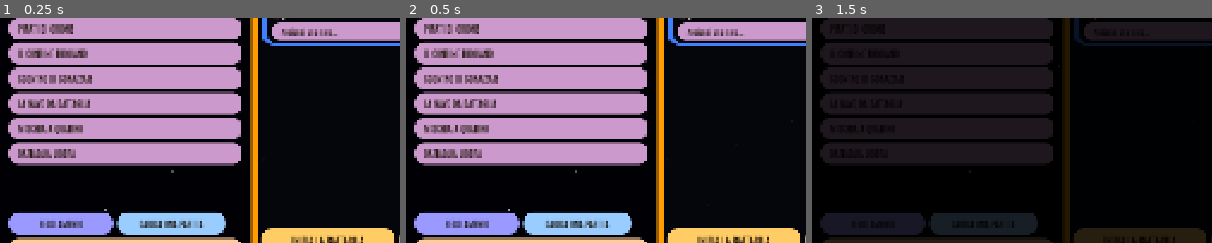
Above: before the commit, frames 1-3 (left to right).
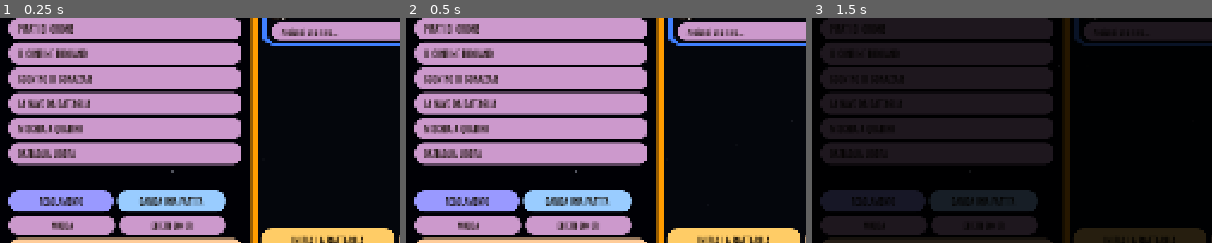
Above: after the commit, the same moments.

Repository: Tannoiser2/Star-Fleet-Battle
Game: Godot game, scene res://scenes/Main.tscn
Two runs of this game, one before a commit and one after it. Both use one fixed random seed, a clock stepped at 60 frames per second and the inputs below.
Inputs:
- Up to frame 1 (0.25 s): no input
- Up to frame 2 (0.5 s): no input
- Up to frame 3 (1.5 s): click "CARICA UNA PARTITA" at 0.5 s; click "INIZIA LA BATTAGLIA" at 1.25 s
The pictures show only the part of the screen within x 0-50%, y 44-94%; the shares and areas given below are measured in that part.

The runs differ from the first frame. In frame 1, 9.9% of the frame differs, in the area x 2-57%, y 76-97%; in frame 2, 9.9%; in frame 3, 4.8%.

Commit message:
Energia a cursori, navi più grandi senza base con esagono evidenziato, musica e effetti sonori [pubblica]
Co-Authored-By: Claude Opus 5.5 <noreply@anthropic.com>
Claude-Session: https://claude.ai/code/session_01KonsJitMYy6eKtrst4qAx4

Diff:
--- /dev/null
+++ b/scripts/ui/audio.gd
@@ -0,0 +1,148 @@
+class_name Audio
+extends Node
+## Musica ed effetti. Musica: assets/audio/musica/tema.* nel menu, battaglia*.* durante la partita
+## (a rotazione). Effetti: assets/audio/effetti/<nome>.* (phaser, fotone, disgregatore, plasma, drone,
+## esplosione, scudo, danni, lancio, clic). I file mancanti vengono semplicemente ignorati.
+
+const EXT := ["ogg", "mp3", "wav"]
+
+static var music_on := true
+static var sfx_on := true
+static var music_vol := 0.7
+static var sfx_vol := 0.8
+
+var player: AudioStreamPlayer
+var sfx: Array = []
+var mode := ""
+var battle: Array = []
+var bi := 0
+var _cache := {}
+
+
+func _ready() -> void:
+	_load_prefs()
+	player = AudioStreamPlayer.new()
+	player.bus = "Master"
+	add_child(player)
+	player.finished.connect(_next)
+	for i in 8:
+		var p := AudioStreamPlayer.new()
+		add_child(p)
+		sfx.append(p)
+	battle = _list("res://assets/audio/musica", "battaglia")
+	_apply()
+
+
+func _list(dir: String, prefix: String) -> Array:
+	var out := []
+	var d := DirAccess.open(dir)
+	if d == null:
+		return out
+	for f in d.get_files():
+		var f2 := f.trim_suffix(".import").trim_suffix(".remap")
+		if f2.begins_with(prefix) and f2.get_extension() in EXT and not (dir + "/" + f2) in out:
+			out.append(dir + "/" + f2)
+	out.sort()
+	return out
+
+
+func _stream(base: String) -> AudioStream:
+	if _cache.has(base):
+		return _cache[base]
+	var s: AudioStream = null
+	for e in EXT:
+		if ResourceLoader.exists(base + "." + e):
+			s = load(base + "." + e)
+			break
+	if s == null and ResourceLoader.exists(base):
+		s = load(base)
+	_cache[base] = s
+	return s
+
+
+func play_menu() -> void:
+	if mode == "menu":
+		return
+	mode = "menu"
+	var s := _stream("res://assets/audio/musica/tema")
+	_play(s)
+
+
+func play_battle() -> void:
+	if mode == "battle":
+		return
+	mode = "battle"
+	if battle.is_empty():
+		player.stop()
+		return
+	bi = randi() % battle.size()
+	_play(_stream(battle[bi]))
+
+
+func _play(s: AudioStream) -> void:
+	player.stop()
+	if s == null:
+		return
+	if s is AudioStreamMP3:
+		s.loop = mode == "menu"
+	elif s is AudioStreamOggVorbis:
+		s.loop = mode == "menu"
+	player.stream = s
+	_apply()
+	if music_on:
+		player.play()
+
+
+func _next() -> void:
+	if mode == "battle" and not battle.is_empty() and music_on:
+		bi = (bi + 1) % battle.size()
+		_play(_stream(battle[bi]))
+
+
+func fx(name: String, vol := 0.0) -> void:
+	if not sfx_on:
+		return
+	var s := _stream("res://assets/audio/effetti/" + name)
+	if s == null:
+		return
+	for p in sfx:
+		if not p.playing:
+			p.stream = s
+			p.volume_db = linear_to_db(sfx_vol) + vol
+			p.play()
+			return
+
+
+func _apply() -> void:
+	if player == null:
+		return
+	player.volume_db = linear_to_db(maxf(0.001, music_vol))
+	if not music_on:
+		player.stop()
+	elif player.stream != null and not player.playing:
+		player.play()
+
+
+func toggle_music() -> void:
+	music_on = not music_on
+	_apply()
+	_save_prefs()
+
+
+func toggle_sfx() -> void:
+	sfx_on = not sfx_on
+	_save_prefs()
+
+
+func _save_prefs() -> void:
+	var c := ConfigFile.new()
+	c.set_value("audio", "musica", music_on)
+	c.set_value("audio", "effetti", sfx_on)
+	c.save("user://starfleet_audio.cfg")
+
+
+func _load_prefs() -> void:
+	var c := ConfigFile.new()
+	if c.load("user://starfleet_audio.cfg") == OK:
+		music_on = bool(c.get_value("audio", "musica", true))
+		sfx_on = bool(c.get_value("audio", "effetti", true))
--- a/scripts/ui/board3d.gd
+++ b/scripts/ui/board3d.gd
@@ -149,11 +149,12 @@
 	var tm := TorusMesh.new()
 	tm.inner_radius = 0.92
 	tm.outer_radius = 1.02
-	tm.rings = 48
+	tm.rings = 6
 	tm.ring_segments = 6
 	sel_ring.mesh = tm
 	sel_ring.material_override = _emissive(Color(1.0, 0.75, 0.2), 2.0)
 	sel_ring.visible = false
+	sel_ring.rotation.y = PI / 6.0
 	add_child(sel_ring)
 	arc_mesh = MeshInstance3D.new()
 	arc_mesh.mesh = ImmediateMesh.new()
@@ -225,13 +226,13 @@
 		n.rotation.y = lerp_angle(n.rotation.y, rg, minf(1.0, dt * 9.0))
 		var mdl := n.get_node_or_null("modello")
 		if mdl != null:
-			mdl.position.y = 1.2 + sin(_t * 1.4 + float(id % 11)) * 0.06
+			mdl.position.y = 1.5 + sin(_t * 1.4 + float(id % 11)) * 0.06
 		var pl := n.get_node_or_null("sfera")
 		if pl != null:
 			var k := 1.0 + 0.15 * sin(_t * 9.0 + id)
 			pl.scale = Vector3(k, k, k)
 	if sel_ring.visible:
-		sel_ring.rotation.y += dt * 0.8
+		pass
 	for id in markers:
 		var un: Node3D = unit_nodes.get(id, null)
 		if un != null and is_instance_valid(un):
@@ -451,17 +452,23 @@
 
 func _ship_node(u: Dictionary) -> Node3D:
 	var root := Node3D.new()
-	# pedina originale del modulo, piatta sul campo stellare, con il bordo nel colore del giocatore
-	var base := MeshInstance3D.new()
-	var bm := BoxMesh.new()
-	bm.size = Vector3(1.62, 0.08, 1.62)
-	base.mesh = bm
-	base.material_override = _emissive(_side_col(u["side"]), 0.8)
-	base.position.y = 0.02
-	root.add_child(base)
+	# esagono evidenziato nel colore del giocatore, sotto la pedina originale del modulo
+	var hx := MeshInstance3D.new()
+	hx.name = "esagono"
+	hx.mesh = _hex_ring()
+	hx.material_override = _emissive(_side_col(u["side"]), 1.6, 0.95)
+	hx.position.y = 0.03
+	root.add_child(hx)
+	var hf := MeshInstance3D.new()
+	hf.mesh = _hex_fill()
+	var fm := _emissive(_side_col(u["side"]), 0.6, 0.18)
+	fm.cull_mode = BaseMaterial3D.CULL_DISABLED
+	hf.material_override = fm
+	hf.position.y = 0.02
+	root.add_child(hf)
 	var tok := MeshInstance3D.new()
 	var qm := PlaneMesh.new()
-	qm.size = Vector2(1.45, 1.45)
+	qm.size = Vector2(1.2, 1.2)
 	tok.mesh = qm
 	var tm := StandardMaterial3D.new()
 	tm.albedo_texture = load("res://assets/counters/%s.png" % u["id"])
@@ -477,11 +484,11 @@
 		holder.name = "modello"
 		var mdl := ps.instantiate()
 		var sz: int = int(D.ship(u["id"])["sz"])
-		var k := 2.6 if sz <= 2 else (2.2 if sz == 3 else 1.7)
+		var k := 3.1 if sz <= 2 else (2.65 if sz == 3 else 2.1)
 		mdl.scale = Vector3(k, k, k)
 		_apply_mat(mdl, _hull_mat(u["race"]))
 		holder.add_child(mdl)
-		holder.position.y = 1.2
+		holder.position.y = 1.5
 		holder.visible = show_models
 		root.add_child(holder)
 		holder.add_child(_shield_bubble(k))
@@ -490,12 +497,12 @@
 		var cm := CylinderMesh.new()
 		cm.top_radius = 0.025
 		cm.bottom_radius = 0.025
-		cm.height = 1.1
+		cm.height = 1.4
 		st.mesh = cm
 		st.material_override = _emissive(_side_col(u["side"]), 1.2, 0.7)
 		st.position.y = 0.5
 		holder.add_child(st)
-		st.position.y = -0.6
+		st.position.y = -0.75
 	# anelli degli scudi
 	var shr := Node3D.new()
 	shr.name = "scudi"
@@ -503,10 +510,10 @@
 	for i in 6:
 		var seg := MeshInstance3D.new()
 		var sm := BoxMesh.new()
-		sm.size = Vector3(0.62, 0.05, 0.08)
+		sm.size = Vector3(0.46, 0.05, 0.07)
 		seg.mesh = sm
 		var ang := deg_to_rad(i * 60.0)
-		seg.position = Vector3(sin(ang) * 1.0, 0.1, -cos(ang) * 1.0)
+		seg.position = Vector3(sin(ang) * 0.76, 0.1, -cos(ang) * 0.76)
 		seg.rotation.y = -ang
 		seg.name = "s%d" % i
 		shr.add_child(seg)
@@ -520,7 +527,7 @@
 	lab.outline_size = 10
 	lab.modulate = _side_col(u["side"]).lightened(0.25)
 	lab.outline_modulate = Color(0, 0, 0, 0.9)
-	lab.position = Vector3(0, 2.4, 0)
+	lab.position = Vector3(0, 3.0, 0)
 	lab.no_depth_test = true
 	root.add_child(lab)
 	return root
@@ -542,7 +549,7 @@
 		b.add_child(sec)
 		for j in BUBBLE_LAYERS:
 			var lay := MeshInstance3D.new()
-			lay.mesh = _sector_mesh(i, k * 0.62 + j * 0.07)
+			lay.mesh = _sector_mesh(i, minf(k * 0.55, 1.75) + j * 0.07)
 			var m := StandardMaterial3D.new()
 			m.shading_mode = BaseMaterial3D.SHADING_MODE_UNSHADED
 			m.blend_mode = BaseMaterial3D.BLEND_MODE_ADD
@@ -622,6 +629,42 @@
 			sec.set_meta("flash", v)
 			if eng.units.has(uid):
 				_update_bubble(n, eng.units[uid]), 6.0, 0.0, 0.6)
+
+
+var _hex_ring_mesh: ArrayMesh
+var _hex_fill_mesh: ArrayMesh
+
+
+## Contorno dell'esagono (lato piatto in alto, raggio 1 = un esagono della mappa)
+func _hex_ring() -> ArrayMesh:
+	if _hex_ring_mesh == null:
+		var st := SurfaceTool.new()
+		st.begin(Mesh.PRIMITIVE_TRIANGLES)
+		for i in 6:
+			var a0 := deg_to_rad(i * 60.0)
+			var a1 := deg_to_rad((i + 1) * 60.0)
+			var o0 := Vector3(cos(a0), 0, sin(a0)) * 0.99
+			var o1 := Vector3(cos(a1), 0, sin(a1)) * 0.99
+			var i0 := Vector3(cos(a0), 0, sin(a0)) * 0.86
+			var i1 := Vector3(cos(a1), 0, sin(a1)) * 0.86
+			for v in [o0, i0, o1, o1, i0, i1]:
+				st.add_vertex(v)
+		_hex_ring_mesh = st.commit()
+	return _hex_ring_mesh
+
+
+func _hex_fill() -> ArrayMesh:
+	if _hex_fill_mesh == null:
+		var st := SurfaceTool.new()
+		st.begin(Mesh.PRIMITIVE_TRIANGLES)
+		for i in 6:
+			var a0 := deg_to_rad(i * 60.0)
+			var a1 := deg_to_rad((i + 1) * 60.0)
+			st.add_vertex(Vector3.ZERO)
+			st.add_vertex(Vector3(cos(a0), 0, sin(a0)) * 0.86)
+			st.add_vertex(Vector3(cos(a1), 0, sin(a1)) * 0.86)
+		_hex_fill_mesh = st.commit()
+	return _hex_fill_mesh
 
 
 func _small_node(u: Dictionary) -> Node3D:
@@ -842,8 +885,8 @@
 		lab.text = str(g[1])
 		lab.billboard = BaseMaterial3D.BILLBOARD_ENABLED
 		lab.font = UI.font_head
-		lab.font_size = 40
-		lab.pixel_size = 0.011
+		lab.font_size = 34
+		lab.pixel_size = 0.009
 		lab.outline_size = 8
 		lab.modulate = col
 		lab.position = H.world(h) + Vector3(0, 0.55, 0)
@@ -888,9 +931,31 @@
 	return fallback
 
 
+var audio = null
+
+
+func _sfx(n: String, v := 0.0) -> void:
+	if audio != null:
+		audio.fx(n, v)
+
+
 func _on_fx(kind: String, d: Dictionary) -> void:
 	if eng.headless:
 		return
+	match kind:
+		"shot":
+			var w0 := str(d["w"])
+			_sfx("phaser" if w0.begins_with("PH") else ("fotone" if w0 == "FOTON" else "disgregatore"), -3.0)
+		"impact":
+			_sfx("esplosione" if d.get("kind", "") == "plasma" else "drone")
+		"boom":
+			_sfx("esplosione", 3.0)
+		"shield":
+			_sfx("scudo", -4.0)
+		"internal":
+			_sfx("danni", -2.0)
+		"launch":
+			_sfx("lancio", -4.0)
 	match kind:
 		"shot":
 			var a := _pos_of(int(d["from"]))
--- a/scripts/ui/game_view.gd
+++ b/scripts/ui/game_view.gd
@@ -78,6 +78,7 @@
 		viewer = -2
 	board = Board3D.new()
 	add_child(board)
+	board.audio = main.audio
 	board.setup(eng)
 	board.unit_clicked.connect(_on_unit_clicked)
 	board.hex_clicked.connect(_on_hex_clicked)
@@ -161,6 +162,16 @@
 		var bs := UI.button("Salva", 110, 44, 20, UI.TAN)
 		bs.pressed.connect(_save)
 		hb.add_child(bs)
+	var bmu := UI.button("Musica", 110, 44, 20, UI.LILAC if Audio.music_on else UI.DIM)
+	bmu.pressed.connect(func():
+		main.audio.toggle_music()
+		UI.tint(bmu, UI.LILAC if Audio.music_on else UI.DIM))
+	hb.add_child(bmu)
+	var bfx := UI.button("Effetti", 110, 44, 20, UI.LILAC if Audio.sfx_on else UI.DIM)
+	bfx.pressed.connect(func():
+		main.audio.toggle_sfx()
+		UI.tint(bfx, UI.LILAC if Audio.sfx_on else UI.DIM))
+	hb.add_child(bfx)
 	var bm := UI.button("Menu", 110, 44, 20, UI.RUST)
 	bm.pressed.connect(_quit)
 	hb.add_child(bm)
@@ -731,34 +742,47 @@
 				alloc_tab = k
 				_energy_panel())
 			tabs.add_child(b)
-	var cost: Dictionary = eng.alloc_cost(u, a)
-	var p: Dictionary = eng.power(u)
-	var info := UI.wrap(UI.mono("Disponibile %.1f (warp %d, impulso %d, reattori %d, batterie %.1f) - usata %.1f - dal warp %.1f su %.1f" % [p["total"], p["warp"], p["imp"], p["apr"], p["batt"], cost["tot"], cost["warp_need"], cost["warp_av"]], 16, UI.GREEN if cost["ok"] else UI.RED), 900)
-	act_box.add_child(info)
+	# barra dell'energia: quanto va a ogni voce e quanto resta
+	en_bar = Control.new()
+	en_bar.custom_minimum_size = Vector2(980, 30)
+	en_bar.draw.connect(_draw_energy_bar.bind(u, a))
+	act_box.add_child(en_bar)
+	en_info = UI.mono("", 16, UI.GREEN)
+	en_info.custom_minimum_size.x = 980
+	en_info.autowrap_mode = TextServer.AUTOWRAP_WORD_SMART
+	act_box.add_child(en_info)
 	var grid := HBoxContainer.new()
 	grid.add_theme_constant_override("separation", 26)
 	act_box.add_child(grid)
 	var colA := VBoxContainer.new()
-	colA.custom_minimum_size.x = 470
+	colA.custom_minimum_size.x = 480
+	colA.add_theme_constant_override("separation", 2)
 	var colB := VBoxContainer.new()
 	colB.custom_minimum_size.x = 470
+	colB.add_theme_constant_override("separation", 2)
 	grid.add_child(colA)
 	var bsc := ScrollContainer.new()
 	bsc.horizontal_scroll_mode = ScrollContainer.SCROLL_MODE_DISABLED
 	bsc.custom_minimum_size = Vector2(490, 0)
 	bsc.add_child(colB)
 	grid.add_child(bsc)
-	_stepper(colA, "Velocità (%.2f a esagono)" % float(d["mc"]), str(a["spd"]), func(dv):
-		a["spd"] = clampi(int(a["spd"]) + dv, 0, eng.max_speed(u)))
+	_slider(colA, "Velocità", 0, eng.max_speed(u), 1, int(a["spd"]),
+		func(v): return "%d  (%.1f en.)" % [int(v), v * float(d["mc"])],
+		func(v): a["spd"] = int(v), u, a, UI.SKY)
 	var phmax: float = eng.cap_max(u) - float(u["cap"])
-	_stepper(colA, "Phaser (cond. %.1f su %.1f)" % [u["cap"], eng.cap_max(u)], "%.1f" % float(a["ph"]), func(dv):
-		a["ph"] = clampf(float(a["ph"]) + dv * 0.5, 0.0, phmax))
-	_toggle(colA, "Scudi attivi (costo %s)" % str(d["sc"]), a.get("sh", true), func(v): a["sh"] = v)
-	_stepper(colA, "Rinforzo generale (2 a punto)", str(a.get("gr", 0)), func(dv):
-		a["gr"] = maxi(0, int(a.get("gr", 0)) + dv))
-	_toggle(colA, "Controllo del fuoco (costo 1)", a.get("fc", true), func(v): a["fc"] = v)
+	_slider(colA, "Phaser (cond. %.1f/%.1f)" % [u["cap"], eng.cap_max(u)], 0, phmax, 0.5, float(a["ph"]),
+		func(v): return "%.1f" % v,
+		func(v): a["ph"] = float(v), u, a, UI.ORANGE)
+	_slider(colA, "Rinforzo generale", 0, 10, 1, int(a.get("gr", 0)),
+		func(v): return "%d  (%d en.)" % [int(v), int(v) * 2],
+		func(v): a["gr"] = int(v), u, a, UI.BLUE)
+	var tg := HBoxContainer.new()
+	tg.add_theme_constant_override("separation", 8)
+	colA.add_child(tg)
+	_toggle(tg, "Scudi (%s)" % str(d["sc"]), a.get("sh", true), func(v): a["sh"] = v)
+	_toggle(tg, "Fuoco (1)", a.get("fc", true), func(v): a["fc"] = v)
 	if d.has("cloak"):
-		_toggle(colA, "Occultamento (costo %s)" % str(d["cloak"]), a.get("cl", false), func(v): a["cl"] = v)
+		_toggle(tg, "Occultam. (%s)" % str(d["cloak"]), a.get("cl", false), func(v): a["cl"] = v)
 	colB.add_child(UI.label("Armi pesanti", 18, UI.TAN))
 	var any := false
 	var nrows := 0
@@ -772,18 +796,15 @@
 		any = true
 		nrows += 1
 		var k2: int = i
-		var cur := float(a["w"].get(i, 0))
-		var desc := _arm_desc(w, cur)
-		_stepper(colB, "%s %s %s" % [D.WSHORT[w["t"]], w["arc"], desc], "%d" % int(cur), func(dv):
-			var o: Array = eng.weapon_need(eng.units[u["uid"]]["weapons"][k2])
-			var idx := o.find(int(a["w"].get(k2, 0)))
-			if idx < 0:
-				idx = 0
-			idx = clampi(idx + dv, 0, o.size() - 1)
-			if int(o[idx]) == 0:
-				a["w"].erase(k2)
-			else:
-				a["w"][k2] = int(o[idx]))
+		var cur := int(a["w"].get(i, 0))
+		var idx0 := maxi(0, opts.find(cur))
+		_slider(colB, "%s %s" % [D.WSHORT[w["t"]], w["arc"]], 0, opts.size() - 1, 1, idx0,
+			func(v): return "%d  %s" % [int(opts[int(v)]), _arm_desc(w, float(opts[int(v)])).trim_prefix("(").trim_suffix(")")],
+			func(v):
+				if int(opts[int(v)]) == 0:
+					a["w"].erase(k2)
+				else:
+					a["w"][k2] = int(opts[int(v)]), u, a, UI.RED, 92, 215)
 	if not any:
 		colB.add_child(UI.label("Nessuna arma da caricare.", 16, UI.MUTED))
 	var drn := 0
@@ -792,30 +813,20 @@
 			drn += int(w.get("n", 0))
 	if drn > 0:
 		colB.add_child(UI.label("Droni nelle rampe: %d (nessun costo)" % drn, 16, UI.MUTED))
-	bsc.custom_minimum_size.y = mini(nrows, 6) * 40 + 60
-	var srow := HBoxContainer.new()
-	srow.add_theme_constant_override("separation", 10)
+	bsc.custom_minimum_size.y = mini(nrows, 5) * 36 + 50
+	act_box.add_child(UI.label("Rinforzo dei singoli scudi (1 energia per punto)", 17, UI.TEXT))
+	var srow := GridContainer.new()
+	srow.columns = 3
+	srow.add_theme_constant_override("h_separation", 16)
 	act_box.add_child(srow)
-	srow.add_child(UI.label("Rinforzo degli scudi", 17, UI.TEXT))
 	for i in 6:
 		var k: int = i
-		var hb := HBoxContainer.new()
-		hb.add_theme_constant_override("separation", 2)
-		var bm := UI.small("-", UI.LILAC, 30)
-		bm.pressed.connect(func():
-			a["sr"][k] = maxi(0, int(a["sr"][k]) - 1)
-			_energy_panel())
-		hb.add_child(bm)
-		var lb := UI.mono("#%d:%d" % [i + 1, int(a["sr"][i])], 16, UI.SKY)
-		lb.custom_minimum_size.x = 54
-		lb.horizontal_alignment = HORIZONTAL_ALIGNMENT_CENTER
-		hb.add_child(lb)
-		var bp := UI.small("+", UI.ORANGE, 30)
-		bp.pressed.connect(func():
-			a["sr"][k] = int(a["sr"][k]) + 1
-			_energy_panel())
-		hb.add_child(bp)
-		srow.add_child(hb)
+		var box := VBoxContainer.new()
+		box.custom_minimum_size.x = 310
+		srow.add_child(box)
+		_slider(box, "Scudo #%d" % (i + 1), 0, 10, 1, int(a["sr"][i]),
+			func(v): return "+%d" % int(v),
+			func(v): a["sr"][k] = int(v), u, a, UI.SKY, 100, 40)
 	var row := HBoxContainer.new()
 	row.add_theme_constant_override("separation", 12)
 	act_box.add_child(row)
@@ -824,24 +835,141 @@
 		alloc[u["uid"]] = helper_ai.energy_for(eng, u)
 		_energy_panel())
 	row.add_child(ba)
-	var bok := UI.primary(UI.button("Conferma", 240, 50, 22))
-	bok.disabled = not cost["ok"]
-	bok.pressed.connect(func():
+	en_ok = UI.primary(UI.button("Conferma", 240, 50, 22))
+	en_ok.pressed.connect(func():
 		var out := {}
 		for k in alloc:
 			out[k] = alloc[k]
 		_provide(out))
-	row.add_child(bok)
-	if not cost["ok"]:
-		row.add_child(UI.label("Energia insufficiente: riduci qualcosa.", 17, UI.RED))
+	row.add_child(en_ok)
+	en_warn = UI.label("", 17, UI.RED)
+	en_warn.custom_minimum_size.x = 380
+	row.add_child(en_warn)
+	_energy_refresh(u, a)
 	_show_act()
+
+
+var en_bar: Control
+var en_info: Label
+var en_ok: Button
+var en_warn: Label
+
+
+func _energy_refresh(u: Dictionary, a: Dictionary) -> void:
+	var cost: Dictionary = eng.alloc_cost(u, a)
+	var p: Dictionary = eng.power(u)
+	if is_instance_valid(en_info):
+		en_info.text = "Disponibile %.1f (warp %d, impulso %d, reattori %d, batterie %.1f)   Usata %.1f   Movimento e fotoni dal warp: %.1f su %.1f" % [p["total"], p["warp"], p["imp"], p["apr"], p["batt"], cost["tot"], cost["warp_need"], cost["warp_av"]]
+		en_info.add_theme_color_override("font_color", UI.GREEN if cost["ok"] else UI.RED)
+	if is_instance_valid(en_ok):
+		en_ok.disabled = not cost["ok"]
+	if is_instance_valid(en_warn):
+		en_warn.text = "" if cost["ok"] else ("Troppa energia dal warp: riduci velocità o fotoni." if cost["warp_need"] > cost["warp_av"] + 0.001 else "Energia insufficiente: riduci qualcosa.")
+	if is_instance_valid(en_bar):
+		en_bar.queue_redraw()
+
+
+## Barra segmentata: fissi, movimento, phaser, armi, rinforzi, libera
+func _draw_energy_bar(u: Dictionary, a: Dictionary) -> void:
+	var d: Dictionary = D.ship(u["id"])
+	var tot: float = maxf(1.0, eng.power(u)["total"])
+	var fixed := float(d["ls"]) + (1.0 if a.get("fc", true) else 0.0) + (float(d["sc"]) if a.get("sh", true) else 0.0)
+	if a.get("cl", false) and d.has("cloak"):
+		fixed += float(d["cloak"])
+	var weap := 0.0
+	for k in a.get("w", {}):
+		weap += float(a["w"][k])
+	var reinf := 2.0 * int(a.get("gr", 0))
+	for v in a.get("sr", []):
+		reinf += float(v)
+	var parts := [[fixed, UI.LILAC, "SISTEMI"], [float(a["spd"]) * float(d["mc"]), UI.SKY, "MOTORI"], [float(a["ph"]), UI.ORANGE, "PHASER"], [weap, UI.RED, "ARMI"], [reinf, UI.BLUE, "SCUDI"]]
+	var w := en_bar.size.x
+	var h := en_bar.size.y
+	en_bar.draw_rect(Rect2(0, 0, w, h), Color("#14121f"))
+	var x := 0.0
+	var used := 0.0
+	for pt in parts:
+		var pw: float = w * float(pt[0]) / tot
+		if pw <= 0.5:
+			continue
+		en_bar.draw_rect(Rect2(x, 0, minf(pw, w - x), h), pt[1])
+		if pw > 70:
+			en_bar.draw_string(UI.font_head, Vector2(x + 8, h - 8), "%s %.0f" % [pt[2], pt[0]], HORIZONTAL_ALIGNMENT_LEFT, pw - 10, 16, Color("#120a00"))
+		x += pw
+		used += float(pt[0])
+		if x >= w:
+			break
+	if used > tot + 0.001:
+		en_bar.draw_rect(Rect2(w - 8, 0, 8, h), UI.RED)
+	elif w - x > 70:
+		en_bar.draw_string(UI.font_head, Vector2(x + 8, h - 8), "LIBERA %.1f" % (tot - used), HORIZONTAL_ALIGNMENT_LEFT, w - x - 10, 16, UI.MUTED)
+
+
+static var _grab_tex: Texture2D
+
+
+func _grabber() -> Texture2D:
+	if _grab_tex == null:
+		var img := Image.create(30, 30, false, Image.FORMAT_RGBA8)
+		for y in 30:
+			for x in 30:
+				var dd := Vector2(x - 14.5, y - 14.5).length()
+				var c := Color(0, 0, 0, 0)
+				if dd < 13.5:
+					c = Color("#ffcc99") if dd > 9.5 else Color("#ff9c00")
+				elif dd < 14.5:
+					c = Color(1, 0.8, 0.6, 14.5 - dd)
+				img.set_pixel(x, y, c)
+		_grab_tex = ImageTexture.create_from_image(img)
+	return _grab_tex
+
+
+## Cursore a scorrimento: aggiorna subito la ripartizione senza ricostruire il pannello
+func _slider(parent: Control, label: String, minv: float, maxv: float, step: float, cur: float, fmt: Callable, setf: Callable, u: Dictionary, a: Dictionary, col: Color, label_w := 170, val_w := 150) -> void:
+	var hb := HBoxContainer.new()
+	hb.add_theme_constant_override("separation", 8)
+	var l := UI.label(label, 17, UI.TEXT)
+	l.custom_minimum_size.x = label_w
+	l.clip_text = true
+	hb.add_child(l)
+	var sl := HSlider.new()
+	sl.min_value = minv
+	sl.max_value = maxf(maxv, minv + step) if maxv > minv else minv + step
+	sl.editable = maxv > minv
+	sl.step = step
+	sl.value = cur
+	sl.custom_minimum_size = Vector2(150, 34)
+	sl.size_flags_horizontal = Control.SIZE_EXPAND_FILL
+	sl.focus_mode = Control.FOCUS_NONE
+	var track := UI.box(Color("#2a2640"), Color("#2a2640"), 0, 6, 0)
+	track.content_margin_top = 4
+	track.content_margin_bottom = 4
+	sl.add_theme_stylebox_override("slider", track)
+	var fill := UI.box(col, col, 0, 6, 0)
+	fill.content_margin_top = 4
+	fill.content_margin_bottom = 4
+	sl.add_theme_stylebox_override("grabber_area", fill)
+	sl.add_theme_stylebox_override("grabber_area_highlight", fill)
+	sl.add_theme_icon_override("grabber", _grabber())
+	sl.add_theme_icon_override("grabber_highlight", _grabber())
+	sl.add_theme_icon_override("grabber_disabled", _grabber())
+	hb.add_child(sl)
+	var v := UI.mono(str(fmt.call(cur)), 17, UI.TAN)
+	v.custom_minimum_size.x = val_w
+	v.clip_text = true
+	hb.add_child(v)
+	sl.value_changed.connect(func(x):
+		setf.call(x)
+		v.text = str(fmt.call(x))
+		_energy_refresh(u, a))
+	parent.add_child(hb)
 
 
 func _arm_desc(w: Dictionary, e: float) -> String:
 	var t: String = w["t"]
 	if t == "PHOT":
 		if w["st"] == 0:
-			return "(1o turno di carica)" if e >= 2 else "(scarico)"
+			return "(1° turno di carica)" if e >= 2 else "(scarico)"
 		if w["st"] == 1:
 			return ("(pronto, sovracc. +%d)" % int(e - 2) if e > 2 else "(pronto)") if e >= 2 else "(si scarica!)"
 		return ("(tenuto pronto%s)" % (", sovracc. +%d" % int(e - 1) if e > 1 else "")) if e >= 1 else "(si scarica!)"
@@ -881,11 +1009,8 @@
 
 func _toggle(parent: Control, label: String, on: bool, fn: Callable) -> void:
 	var hb := HBoxContainer.new()
-	var l := UI.label(label, 17, UI.TEXT)
-	l.custom_minimum_size.x = 320
-	l.size_flags_horizontal = Control.SIZE_EXPAND_FILL
-	hb.add_child(l)
-	var b := UI.small("Sì" if on else "No", UI.GREEN if on else UI.MUTED, 118)
+	var b := UI.small(label + (": SÌ" if on else ": NO"), UI.GREEN if on else UI.MUTED, 150)
+	b.add_theme_font_size_override("font_size", 16)
 	b.pressed.connect(func():
 		fn.call(not on)
 		_energy_panel())
@@ -940,7 +1065,13 @@
 		var col := UI.SKY if m.begins_with("S") else (UI.TAN if m == "F" else UI.ORANGE)
 		if not H.on_map(h):
 			col = UI.RED
-		out.append([h, names[m], m, col])
+		var dup := false
+		for o in out:
+			if o[0] == h:
+				o[1] = str(o[1]) + " / " + str(names[m])
+				dup = true
+		if not dup:
+			out.append([h, names[m], m, col])
 	return out
 
 
@@ -1728,6 +1859,7 @@
 	rp_eng.replay_queue = eng.history.duplicate()
 	add_child(rp_eng)
 	rp_board = Board3D.new()
+	rp_board.audio = main.audio
 	add_child(rp_board)
 	move_child(rp_board, 0)
 	rp_board.setup(rp_eng)
--- a/scripts/ui/main.gd
+++ b/scripts/ui/main.gd
@@ -7,6 +7,7 @@
 var menu_state := {}
 var stars: Control
 var prova_ship := "kli_b10"
+var audio: Audio
 
 
 func get_net() -> Net:
@@ -21,6 +22,8 @@
 	set_anchors_and_offsets_preset(Control.PRESET_FULL_RECT)
 	# la radice non deve catturare il mouse, altrimenti trascinare sulla mappa 3D non arriva alla telecamera
 	mouse_filter = Control.MOUSE_FILTER_IGNORE
+	audio = Audio.new()
+	add_child(audio)
 	stars = UI.Starfield.new()
 	add_child(stars)
 	show_menu()
@@ -43,6 +46,7 @@
 func show_menu() -> void:
 	_clear()
 	stars.visible = true
+	audio.play_menu()
 	var m := preload("res://scripts/ui/menu.gd").new()
 	m.main = self
 	add_child(m)
@@ -52,6 +56,7 @@
 func start_game(config: Dictionary) -> void:
 	_clear()
 	stars.visible = false
+	audio.play_battle()
 	var g := preload("res://scripts/ui/game_view.gd").new()
 	g.main = self
 	g.config = config
--- a/scripts/ui/menu.gd
+++ b/scripts/ui/menu.gd
@@ -94,6 +94,19 @@
 	var bl := UI.button("Carica una partita", 260, 52, 22, UI.SKY)
 	bl.pressed.connect(_load_panel)
 	row.add_child(bl)
+	var rmu := HBoxContainer.new()
+	rmu.add_theme_constant_override("separation", 10)
+	left.add_child(rmu)
+	var bmu := UI.button("Musica", 255, 44, 20, UI.LILAC if Audio.music_on else UI.DIM)
+	bmu.pressed.connect(func():
+		main.audio.toggle_music()
+		UI.tint(bmu, UI.LILAC if Audio.music_on else UI.DIM))
+	rmu.add_child(bmu)
+	var bfx := UI.button("Effetti sonori", 255, 44, 20, UI.LILAC if Audio.sfx_on else UI.DIM)
+	bfx.pressed.connect(func():
+		main.audio.toggle_sfx()
+		UI.tint(bfx, UI.LILAC if Audio.sfx_on else UI.DIM))
+	rmu.add_child(bfx)
 	var bp := UI.button("Prova: scheda SSD in 3D", 520, 48, 21, UI.PEACH)
 	bp.pressed.connect(func(): main.show_prova())
 	left.add_child(bp)
Not shown, added: assets/audio/musica/tema.mp3.import
Not shown, added: scripts/ui/audio.gd.uid
Not shown, added: assets/audio/musica/tema.mp3
